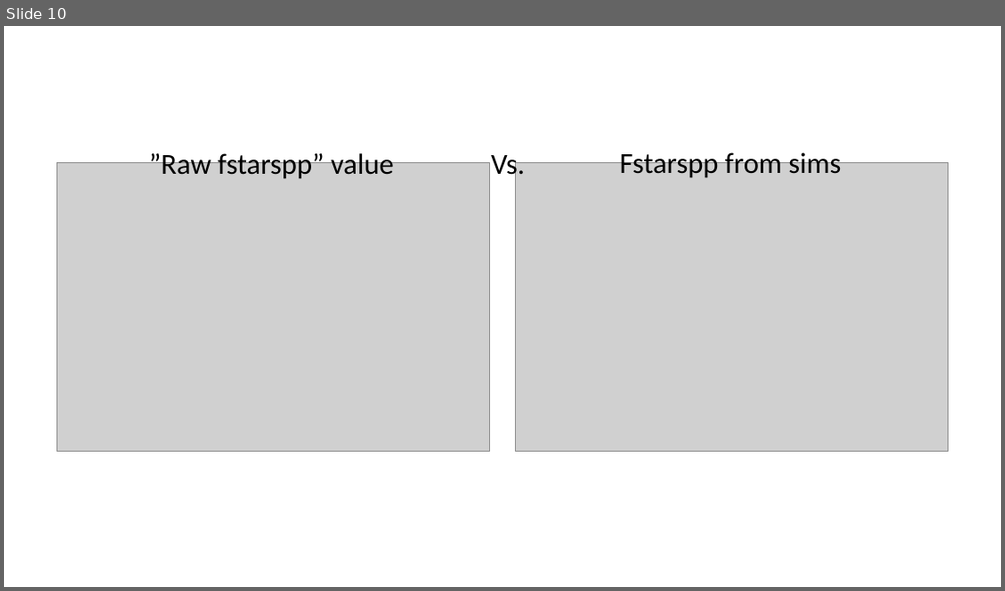
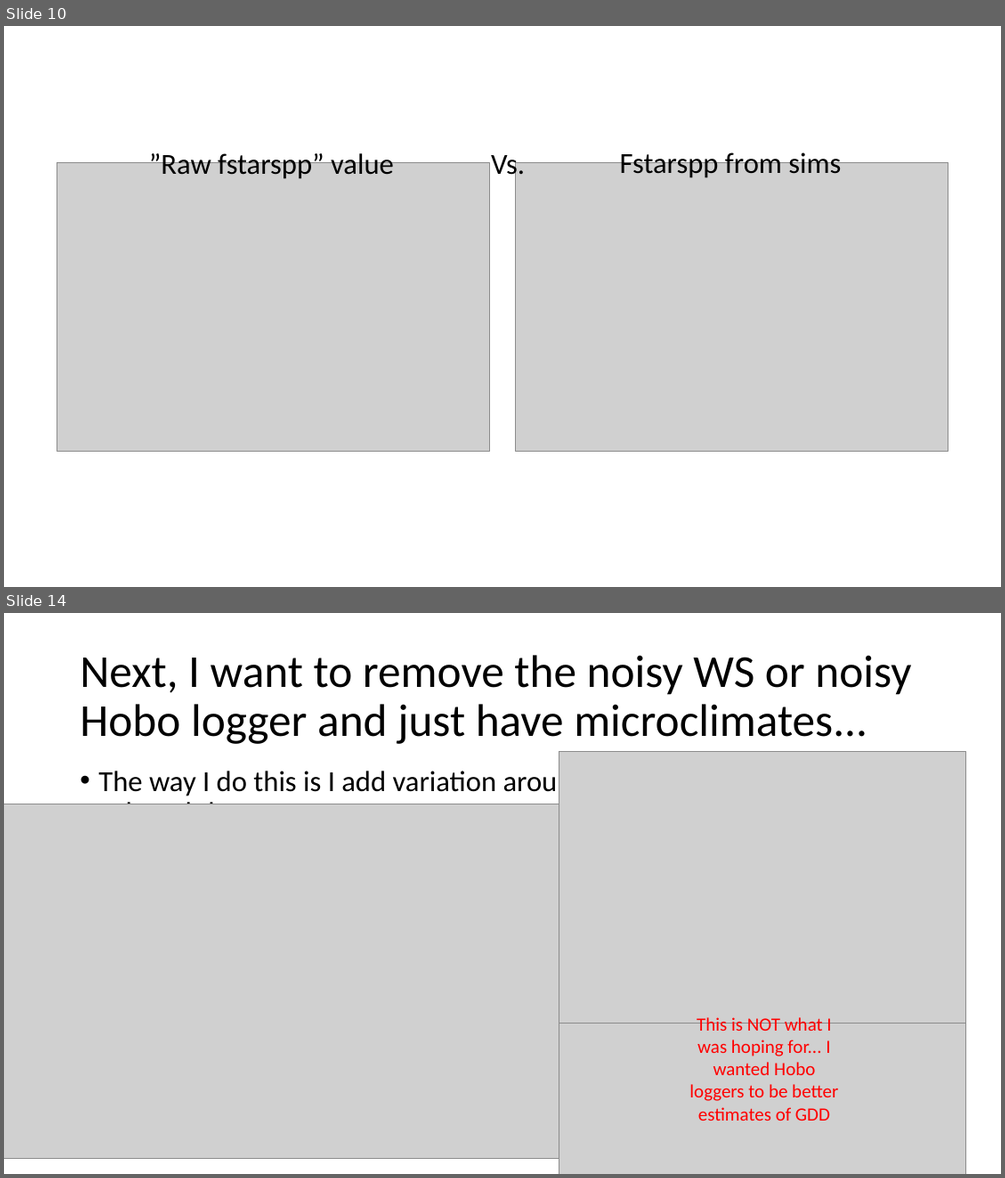
Before and after one commit to cchambe12/microclimates, a slide deck: notes/micro_understandinggdd.pptx. Shown one above the other, each under a label of ours: slide 10 before the commit, slides 10 and 14 after it; the slides between them are not shown. The pictures are 1005x591 and 1005x1178 pixels, drawn with LibreOffice and Linux fonts; fonts in the diff are those of the drawing; grey boxes stand for pictures. Boxes give left, top, right and bottom in pixels: in the first picture for what was removed or moved away, otherwise in the second. Text is boxed around its words. In the diff, an @@ line names an element or a change of style, - is before the commit and + after.

```diff
--- a/notes/micro_understandinggdd.pptx
+++ b/notes/micro_understandinggdd.pptx
@@ slide 14 added at (x1=4, y1=613, x2=1001, y2=1174), background #FFFFFF @@
@@ title added at (x1=80, y1=655, x2=911, y2=744), 44 pt, text #000000 @@
+Next, I want to remove the noisy WS or noisy Hobo logger and just have microclimates...
@@ text added at (x1=98, y1=767, x2=588, y2=804), 28 pt, text #000000 @@
+• The way I do this is I add variation around the microsites at both the Arb and the Forest...
@@ picture added at (x1=558, y1=751, x2=966, y2=1022) @@
@@ picture added at (x1=4, y1=803, x2=591, y2=1159) @@
@@ picture added at (x1=558, y1=941, x2=966, y2=1174) @@
@@ text added at (x1=689, y1=1017, x2=838, y2=1120), 18 pt, text #FF0000 @@
+This is NOT what I was hoping for... I wanted Hobo loggers to be better estimates of GDD
```
Also in this commit, not shown: 3 other slides added, 23 other files.
